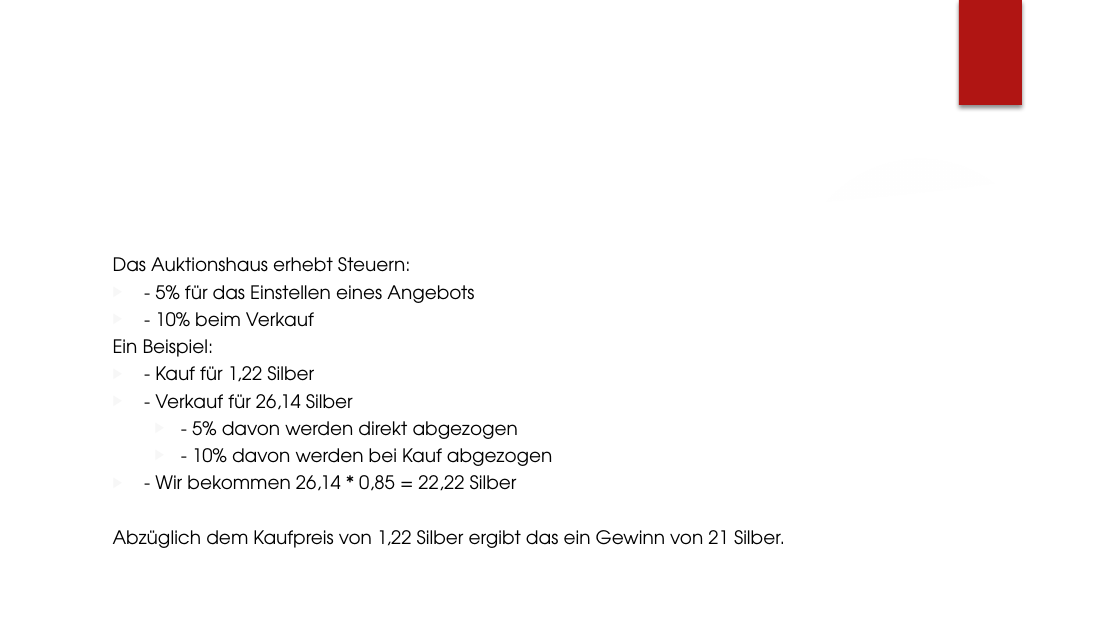
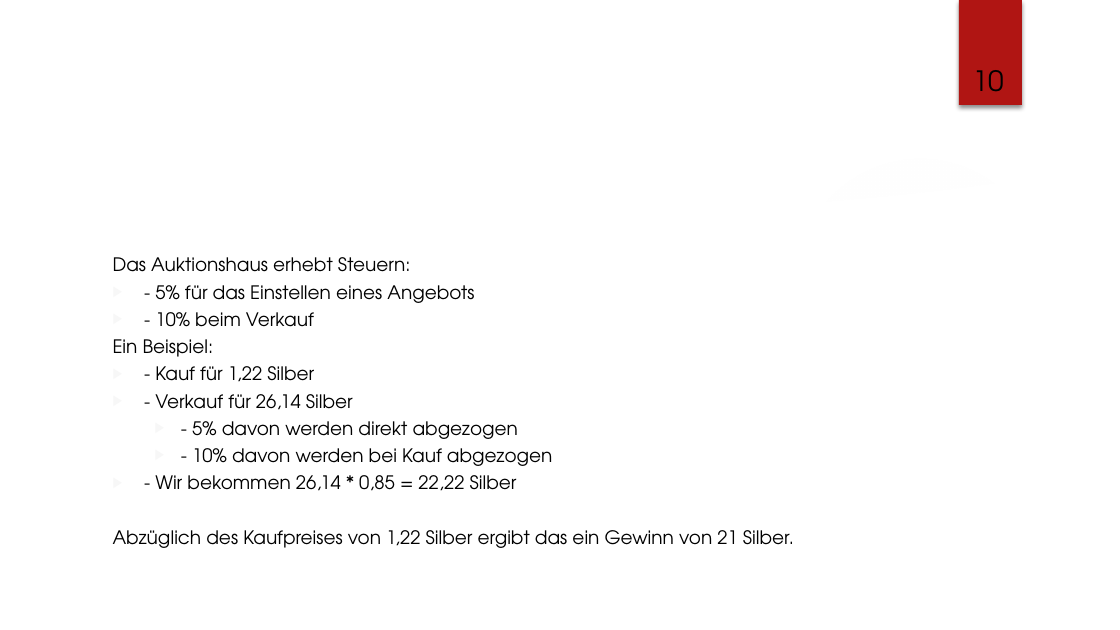
Before and after one commit to lz039/Gw2Trading, a slide deck: slide 10 of reports/presentation_custom_design.pptx (slide 9 before the commit). Drawn at 1120x630 pixels with LibreOffice and Linux fonts; fonts in the diff are those of the drawing; background and template pictures are left out. Boxes give left, top, right and bottom in pixels: in the first picture for what was removed or moved away, otherwise in the second. Text is boxed around its words. In the diff, an @@ line names an element or a change of style, - is before the commit and + after.

```diff
--- a/reports/presentation_custom_design.pptx
+++ b/reports/presentation_custom_design.pptx
@@ page number added at (973,70,1004,92), 18 pt, text #000000 @@
+10
@@ text at (113,530,794,548): text changed @@
-Abzüglich dem Kaufpreis von 1,22 Silber ergibt das ein Gewinn von 21 Silber.
+Abzüglich des Kaufpreises von 1,22 Silber ergibt das ein Gewinn von 21 Silber.
```
Also in this commit, not shown: 25 other slides changed, 1 slide added, 1 other file.
